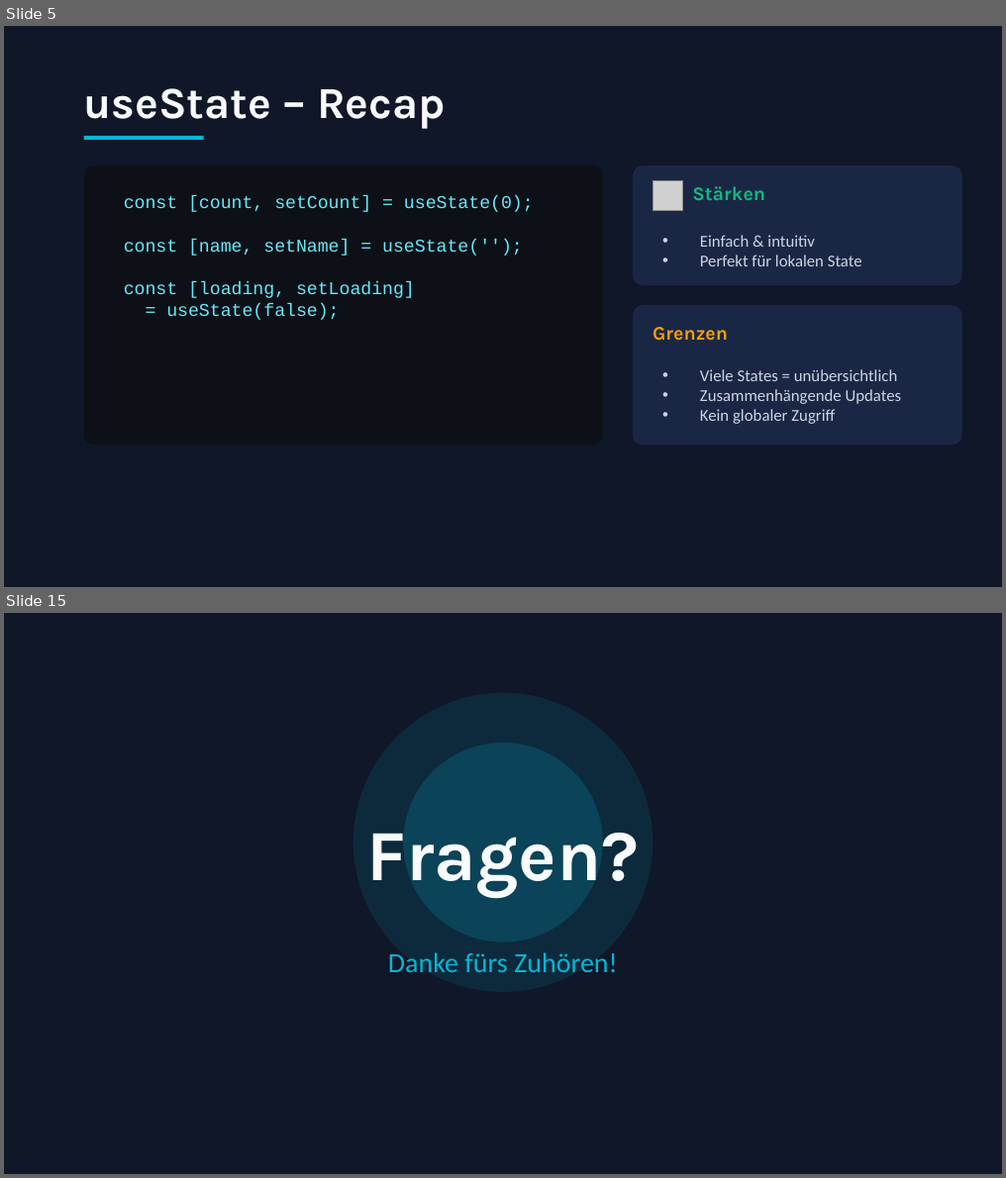
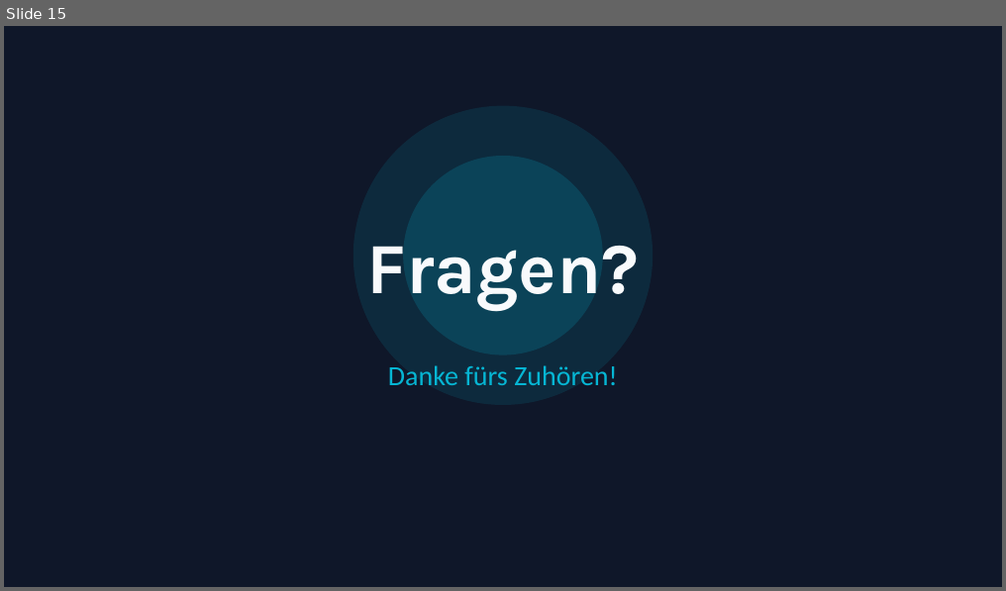
Before and after one commit to trungvt138/medieninformatik, a slide deck: WebProgramming/6.Termin/state-management-react.pptx. Shown one above the other, each under a label of ours: slides 5 and 15 before the commit, slide 15 after it; the slides between them are not shown. The pictures are 1006x1178 and 1006x591 pixels, drawn with LibreOffice and Linux fonts; fonts in the diff are those of the drawing; grey boxes stand for pictures. Boxes give left, top, right and bottom in pixels: in the first picture for what was removed or moved away, otherwise in the second. Text is boxed around its words. In the diff, an @@ line names an element or a change of style, - is before the commit and + after.

```diff
--- a/WebProgramming/6.Termin/state-management-react.pptx
+++ b/WebProgramming/6.Termin/state-management-react.pptx
@@ slide 5 removed at (x1=4, y1=26, x2=1002, y2=587), background #0F1729 @@
@@ text removed at (x1=84, y1=88, x2=446, y2=129) @@
-useState – Recap
@@ rectangle removed at (x1=84, y1=136, x2=204, y2=140) @@
@@ rounded rectangle removed at (x1=84, y1=166, x2=603, y2=445) @@
@@ rounded rectangle removed at (x1=633, y1=166, x2=962, y2=285) @@
@@ text removed at (x1=124, y1=195, x2=534, y2=320) @@
-const [count, setCount] = useState(0);
-const [name, setName] = useState('');
-const [loading, setLoading]
-= useState(false);
@@ picture removed at (x1=652, y1=180, x2=682, y2=210) @@
@@ text removed at (x1=692, y1=186, x2=765, y2=200) @@
-Stärken
@@ text removed at (x1=700, y1=235, x2=862, y2=267) @@
-• Einfach & intuitiv
-• Perfekt für lokalen State
@@ rounded rectangle removed at (x1=633, y1=305, x2=962, y2=445) @@
@@ text removed at (x1=652, y1=327, x2=728, y2=341) @@
-Grenzen
@@ text removed at (x1=700, y1=370, x2=902, y2=424) @@
-• Viele States = unübersichtlich
-• Zusammenhängende Updates
-• Kein globaler Zugriff
```
Also in this commit, not shown: 5 slides changed, 9 slides added, 8 other slides removed, 5 other files.
